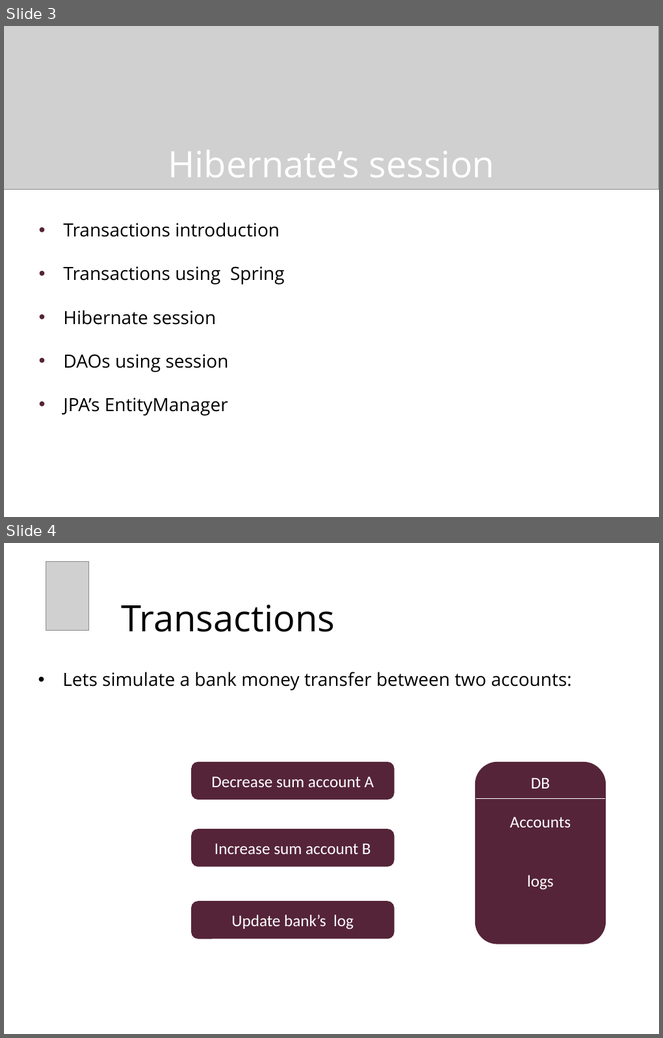
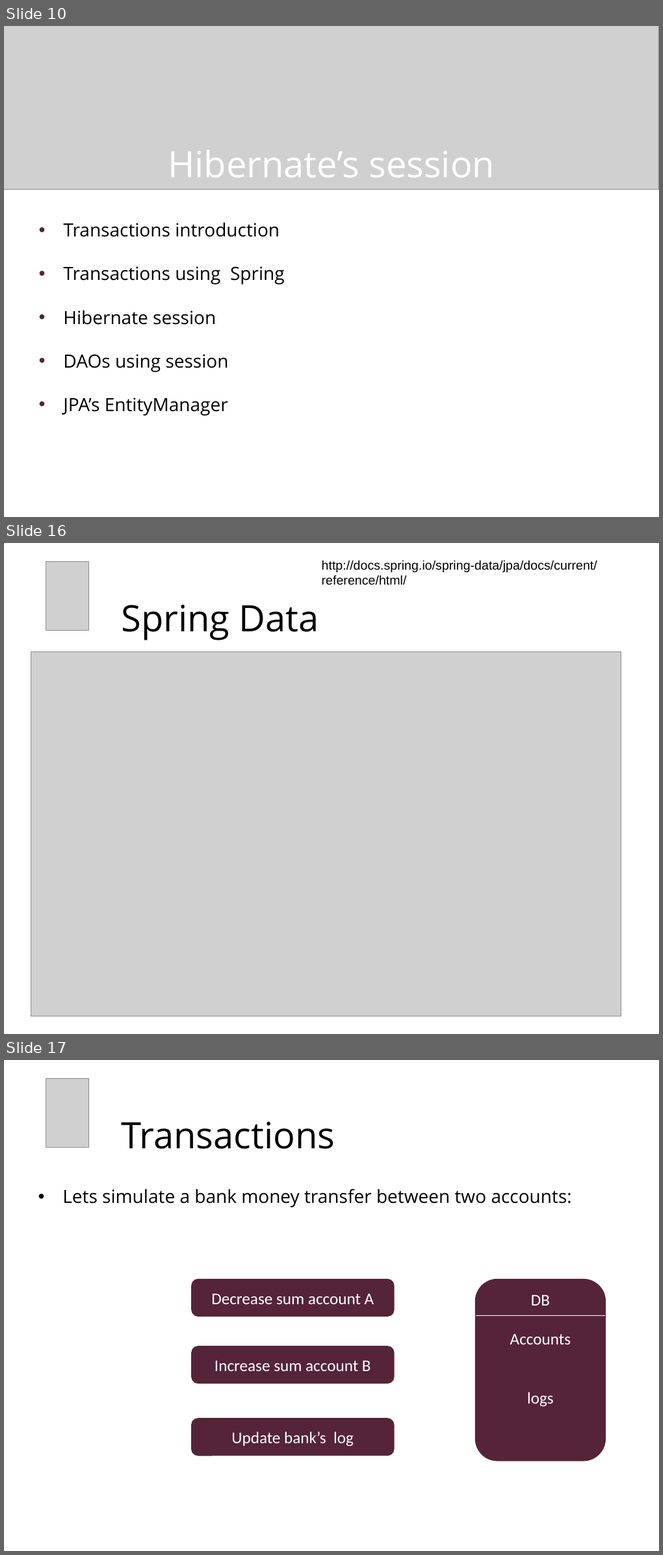
Before and after one commit to chaimt/Tikal-Java-RoadMap, a slide deck: Presentations/9 - HibernateSession.pptx. Shown one above the other, each under a label of ours: slides 3 and 4 before the commit, slides 10, 16 and 17 after it; the slides between them are not shown. The pictures are 663x1038 and 663x1555 pixels, drawn with LibreOffice and Linux fonts; fonts in the diff are those of the drawing; grey boxes stand for pictures; background and template pictures are left out. Boxes give left, top, right and bottom in pixels: in the first picture for what was removed or moved away, otherwise in the second. Text is boxed around its words. In the diff, an @@ line names an element or a change of style, - is before the commit and + after.

```diff
--- a/Presentations/9 - HibernateSession.pptx
+++ b/Presentations/9 - HibernateSession.pptx
@@ slide 16 added at <box>4,543,659,1034</box>, background picture (left out) @@
@@ picture added at <box>46,561,89,630</box> @@
@@ text added at <box>322,560,597,585</box>, 14 pt, text #000000 @@
+http://docs.spring.io/spring-data/jpa/docs/current/reference/html/
@@ title added at <box>122,605,319,641</box>, 40 pt, text #000000 @@
+Spring Data
@@ picture added at <box>31,652,622,1017</box> @@
@@ what was slide 3 is now slide 10 @@
@@ what was slide 4 is now slide 17 @@
```
Also in this commit, not shown: 2 slides changed, 5 other slides added, 1 other file.
